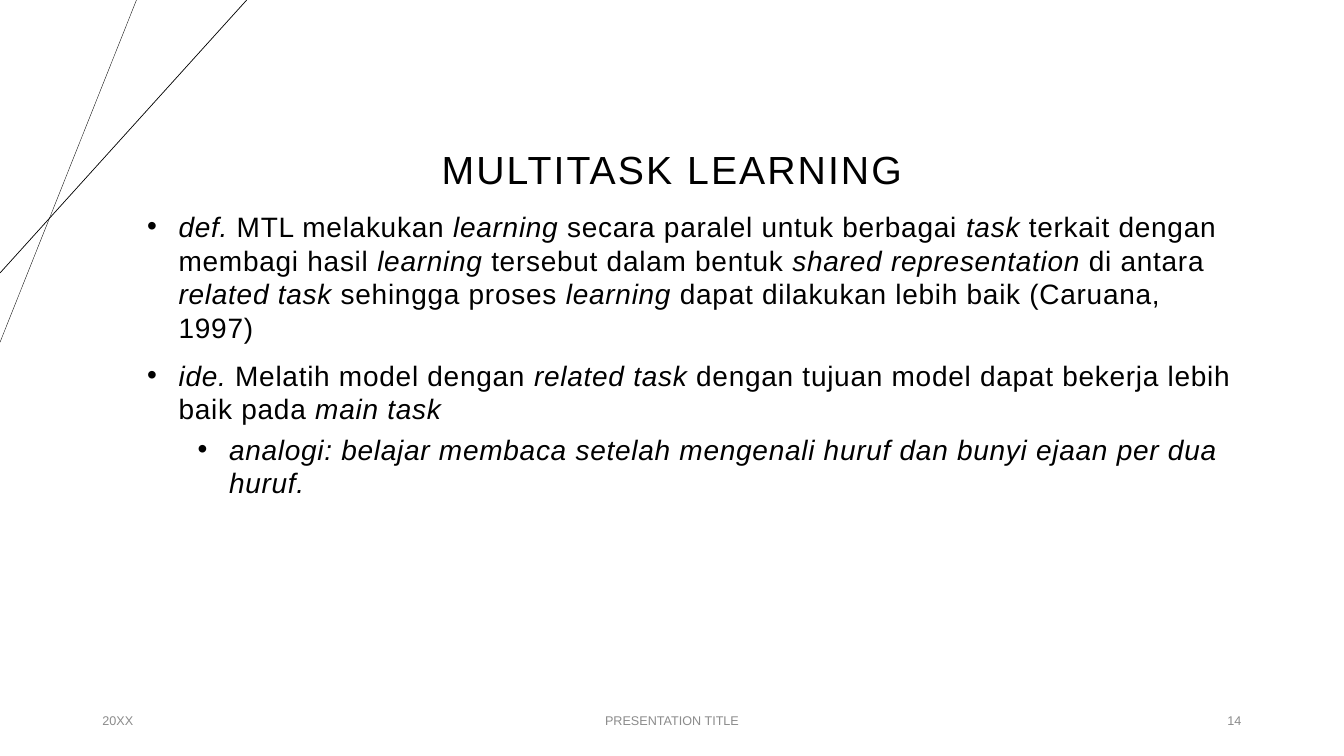
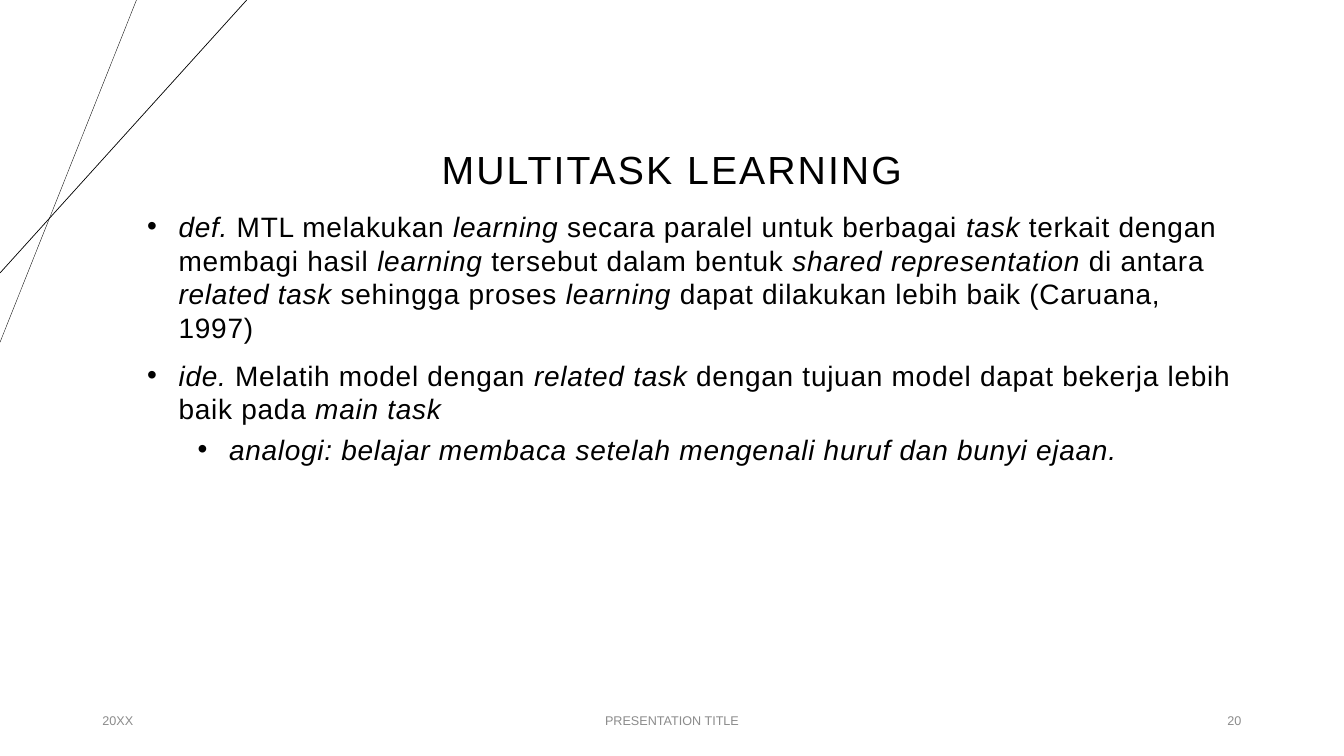
Before and after one commit to anwari32/IF5099-Metode-Penelitian, a slide deck: slide 20 of proposals/v2/Penerapan Multitask Learning dan BERT untuk Prediksi Splice.pptx (slide 14 before the commit). Drawn at 1344x756 pixels with LibreOffice and Linux fonts; fonts in the diff are those of the drawing. Boxes give left, top, right and bottom in pixels: in the first picture for what was removed or moved away, otherwise in the second. Text is boxed around its words. In the diff, an @@ line names an element or a change of style, - is before the commit and + after.

```diff
--- a/proposals/v2/Penerapan Multitask Learning dan BERT untuk Prediksi Splice.pptx
+++ b/proposals/v2/Penerapan Multitask Learning dan BERT untuk Prediksi Splice.pptx
@@ text at (x1=229, y1=439, x2=1116, y2=465): text changed @@
-  • analogi: belajar membaca setelah mengenali huruf dan bunyi ejaan per dua huruf.
+  • analogi: belajar membaca setelah mengenali huruf dan bunyi ejaan.
@@ page number at (x1=1227, y1=716, x2=1241, y2=725): text changed @@
-14
+20
```
Also in this commit, not shown: 10 other slides changed, 16 slides added, 1 slide removed, 7 other files.
